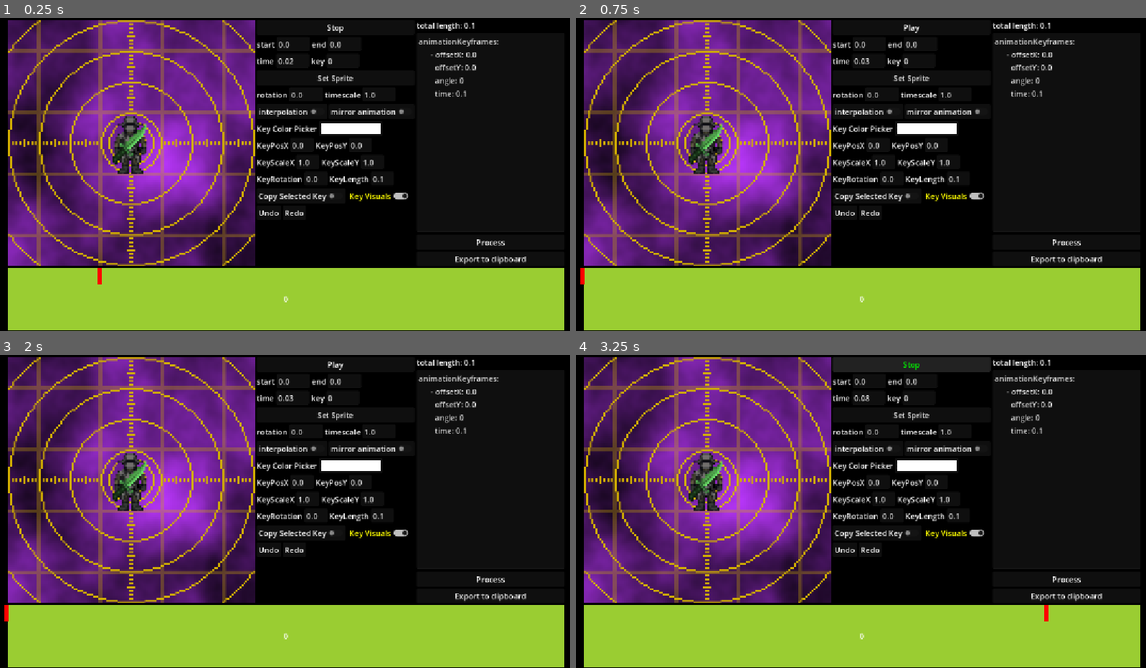
Above: before the commit, frames 1-4 (two rows, left to right).
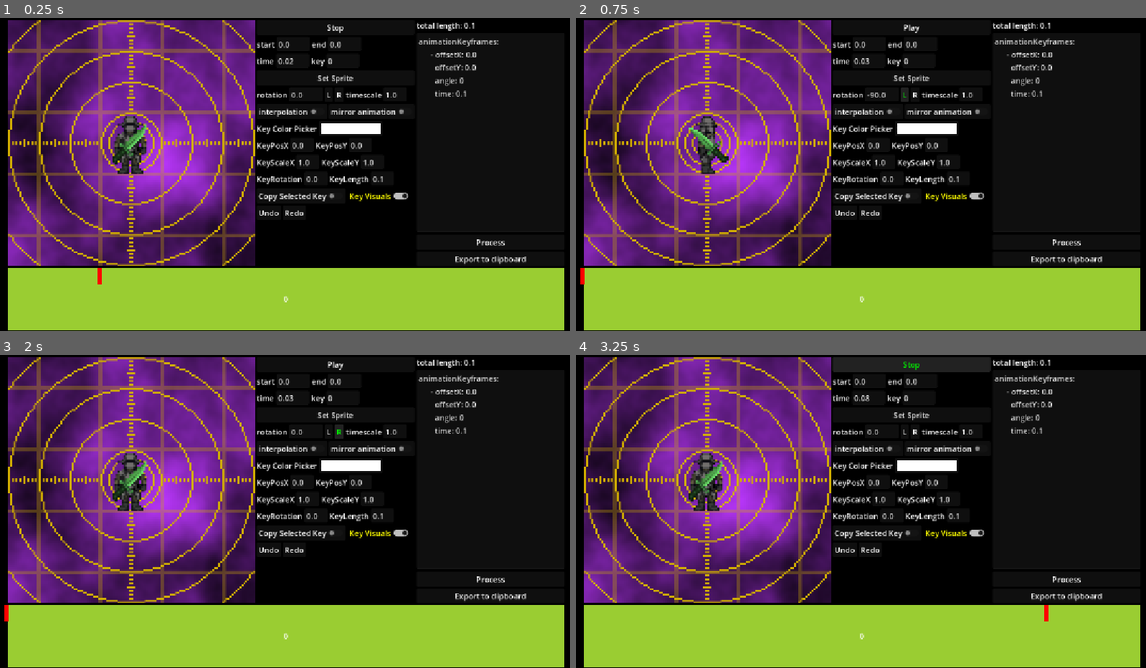
Above: after the commit, the same moments.

Repository: mika10095/carmine-weapon-anim-editor
Game: Godot game, scene res://main.tscn
Two runs of this game, one before a commit and one after it. Both use one fixed random seed, a clock stepped at 60 frames per second and the inputs below.
Inputs (mouse positions are in pixels of both pictures, inside the frame that each line leads up to):
- Up to frame 1 (0.25 s): no input
- Up to frame 2 (0.75 s): click (906, 96) at 0.5 s, where only the run after the commit has a clickable "L"
- Up to frame 3 (2 s): click (342, 433) at 1.25 s, where only the run after the commit has a clickable "R"
- Up to frame 4 (3.25 s): click "Process" at 2 s; click "Play" at 2.75 s

The runs differ from the first frame. In frame 1, 0.1% of the frame differs, in the area x 56-70%, y 23-26%; in frame 2, 0.9%, in the area x 19-70%, y 22-50%; in frame 3, 0.2%; in frame 4, 0.1%.

Commit message:
quick rotations

Diff:
--- a/main.tscn
+++ b/main.tscn
@@ -92,6 +92,18 @@
 
 [sub_resource type="Shortcut" id="Shortcut_hh2x1"]
 events = [SubResource("InputEventAction_wxtjm")]
+
+[sub_resource type="InputEventAction" id="InputEventAction_kek77"]
+action = &"quick_left_rotate"
+
+[sub_resource type="Shortcut" id="Shortcut_5vw27"]
+events = [SubResource("InputEventAction_kek77")]
+
+[sub_resource type="InputEventAction" id="InputEventAction_dg77c"]
+action = &"quick_right_rotate"
+
+[sub_resource type="Shortcut" id="Shortcut_4c57u"]
+events = [SubResource("InputEventAction_dg77c")]
 
 [sub_resource type="InputEventAction" id="InputEventAction_jg3b2"]
 action = &"undo"
@@ -270,12 +282,23 @@
 layout_mode = 2
 text = "0.0"
 
+[node name="LeftRotButton" type="Button" parent="VBoxContainer/HBoxContainer/Tree/HBoxContainer" unique_id=723534063]
+layout_mode = 2
+shortcut = SubResource("Shortcut_5vw27")
+text = "L"
+
+[node name="RightRotButton" type="Button" parent="VBoxContainer/HBoxContainer/Tree/HBoxContainer" unique_id=48395117]
+layout_mode = 2
+shortcut = SubResource("Shortcut_4c57u")
+text = "R"
+
 [node name="Label2" type="Label" parent="VBoxContainer/HBoxContainer/Tree/HBoxContainer" unique_id=540720733]
 layout_mode = 2
 text = "timescale"
 
 [node name="TimeScale" type="LineEdit" parent="VBoxContainer/HBoxContainer/Tree/HBoxContainer" unique_id=574690187]
 unique_name_in_owner = true
+custom_maximum_size = Vector2(48, -1)
 layout_mode = 2
 text = "1.0"
 
@@ -560,6 +583,8 @@
 [connection signal="text_changed" from="VBoxContainer/HBoxContainer/Tree/HBoxContainer8/KeyText" to="." method="_on_key_text_text_changed"]
 [connection signal="pressed" from="VBoxContainer/HBoxContainer/Tree/SetSpriteButton" to="." method="_on_set_sprite_button_pressed"]
 [connection signal="text_changed" from="VBoxContainer/HBoxContainer/Tree/HBoxContainer/GlobalRotation" to="." method="_on_global_rotation_text_changed"]
+[connection signal="pressed" from="VBoxContainer/HBoxContainer/Tree/HBoxContainer/LeftRotButton" to="." method="_on_left_rot_button_pressed"]
+[connection signal="pressed" from="VBoxContainer/HBoxContainer/Tree/HBoxContainer/RightRotButton" to="." method="_on_right_rot_button_pressed"]
 [connection signal="text_changed" from="VBoxContainer/HBoxContainer/Tree/HBoxContainer/TimeScale" to="." method="_on_time_scale_text_changed"]
 [connection signal="pressed" from="VBoxContainer/HBoxContainer/Tree/HBoxContainer7/Interpolation" to="." method="_on_interpolation_pressed"]
 [connection signal="pressed" from="VBoxContainer/HBoxContainer/Tree/HBoxContainer7/MirroredAnim" to="." method="_on_mirrored_anim_pressed"]
--- a/monolith.gd
+++ b/monolith.gd
@@ -12,6 +12,7 @@
 @onready var anim_key_holder := %AnimKeyHolder
 @onready var urist := %Urist
 @onready var undo_redo_label := %UndoRedoLabel
+@onready var global_rotation = %GlobalRotation
 
 @onready var timer_text := %TimerText
 @onready var key_text := %KeyText
@@ -648,3 +649,15 @@
 func _on_key_visualiser_toggle_pressed():
 	key_visuals = !key_visuals
 	update_animation()
+
+
+func _on_left_rot_button_pressed():
+	var rot = snappedf(rotation_anchor.global_rotation_degrees+90,1)
+	global_rotation.text = str(rot)
+	_on_global_rotation_text_changed(str(rot))
+
+
+func _on_right_rot_button_pressed():
+	var rot = snappedf(rotation_anchor.global_rotation_degrees-90,1)
+	global_rotation.text = str(rot)
+	_on_global_rotation_text_changed(str(rot))
--- a/project.godot
+++ b/project.godot
@@ -120,6 +120,16 @@
 "events": [Object(InputEventKey,"resource_local_to_scene":false,"resource_name":"","device":-1,"window_id":0,"alt_press …(189 unchanged characters)…
 ]
 }
+quick_left_rotate={
+"deadzone": 0.2,
+"events": [Object(InputEventKey,"resource_local_to_scene":false,"resource_name":"","device":-1,"window_id":0,"alt_pressed":false,"shift_pressed":true,"ctrl_pressed":false,"meta_pressed":false,"pressed":false,"keycode":0,"physical_keycode":81,"key_label":0,"unicode":81,"location":0,"echo":false,"script":null)
+]
+}
+quick_right_rotate={
+"deadzone": 0.2,
+"events": [Object(InputEventKey,"resource_local_to_scene":false,"resource_name":"","device":-1,"window_id":0,"alt_pressed":false,"shift_pressed":true,"ctrl_pressed":false,"meta_pressed":false,"pressed":false,"keycode":0,"physical_keycode":69,"key_label":0,"unicode":69,"location":0,"echo":false,"script":null)
+]
+}
 
 [physics]
 
